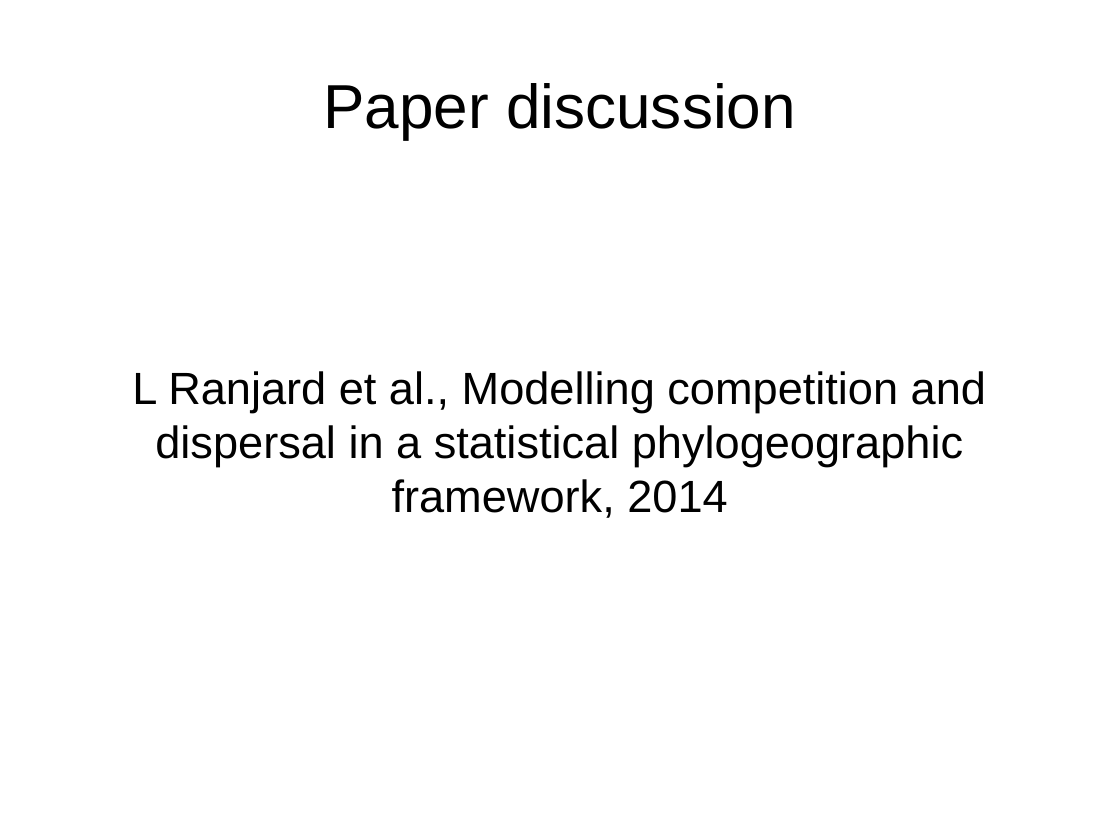
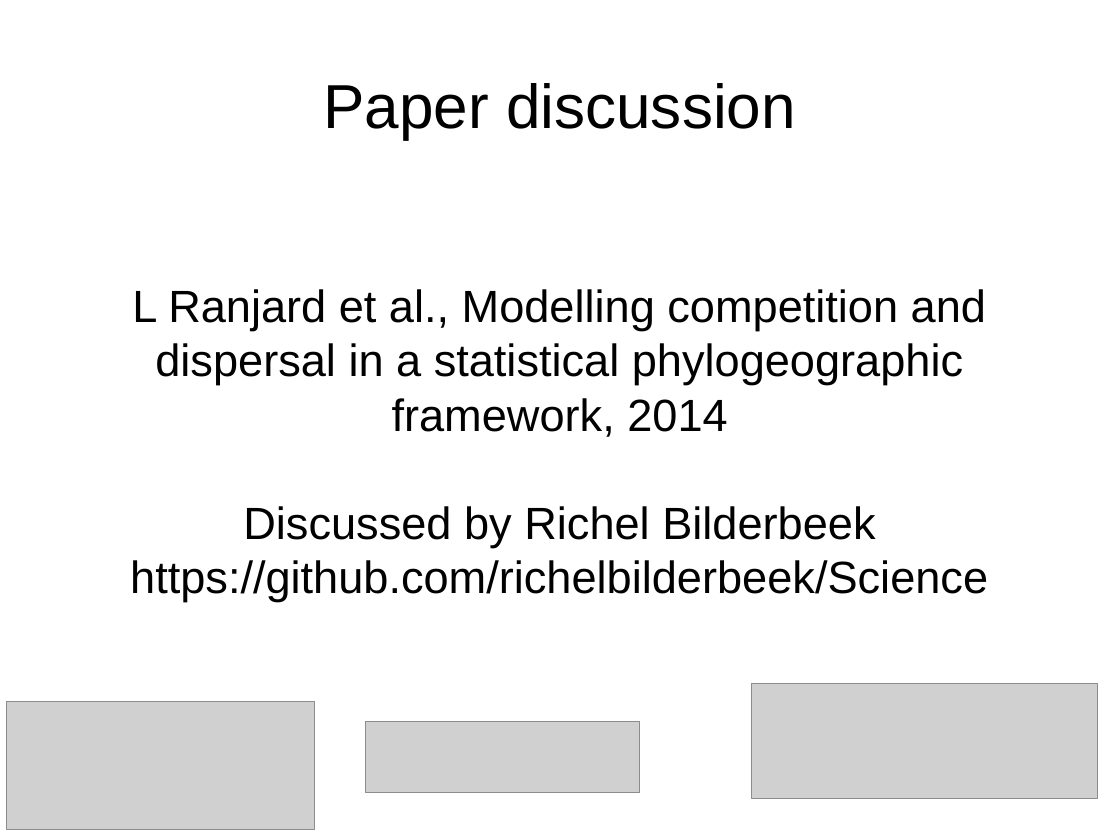
Before and after one commit to richelbilderbeek/Science, a slide deck: slide 1 of Presentations/RanjardEtAl2014.odp. Drawn at 1120x840 pixels with LibreOffice and Linux fonts; fonts in the diff are those of the drawing; grey boxes stand for pictures. Boxes give left, top, right and bottom in pixels: in the first picture for what was removed or moved away, otherwise in the second. Text is boxed around its words. In the diff, an @@ line names an element or a change of style, - is before the commit and + after.

```diff
--- a/Presentations/RanjardEtAl2014.odp
+++ b/Presentations/RanjardEtAl2014.odp
@@ subtitle at bbox=[130, 506, 988, 602]: paragraphs added @@
+Discussed by Richel Bilderbeek
+https://github.com/richelbilderbeek/Science
@@ picture added at bbox=[752, 684, 1098, 799] @@
@@ picture added at bbox=[7, 701, 315, 830] @@
@@ picture added at bbox=[366, 722, 640, 793] @@
```
Also in this commit, not shown: 2 other slides changed, 16 slides added, 3 slides removed, 10 other files.
